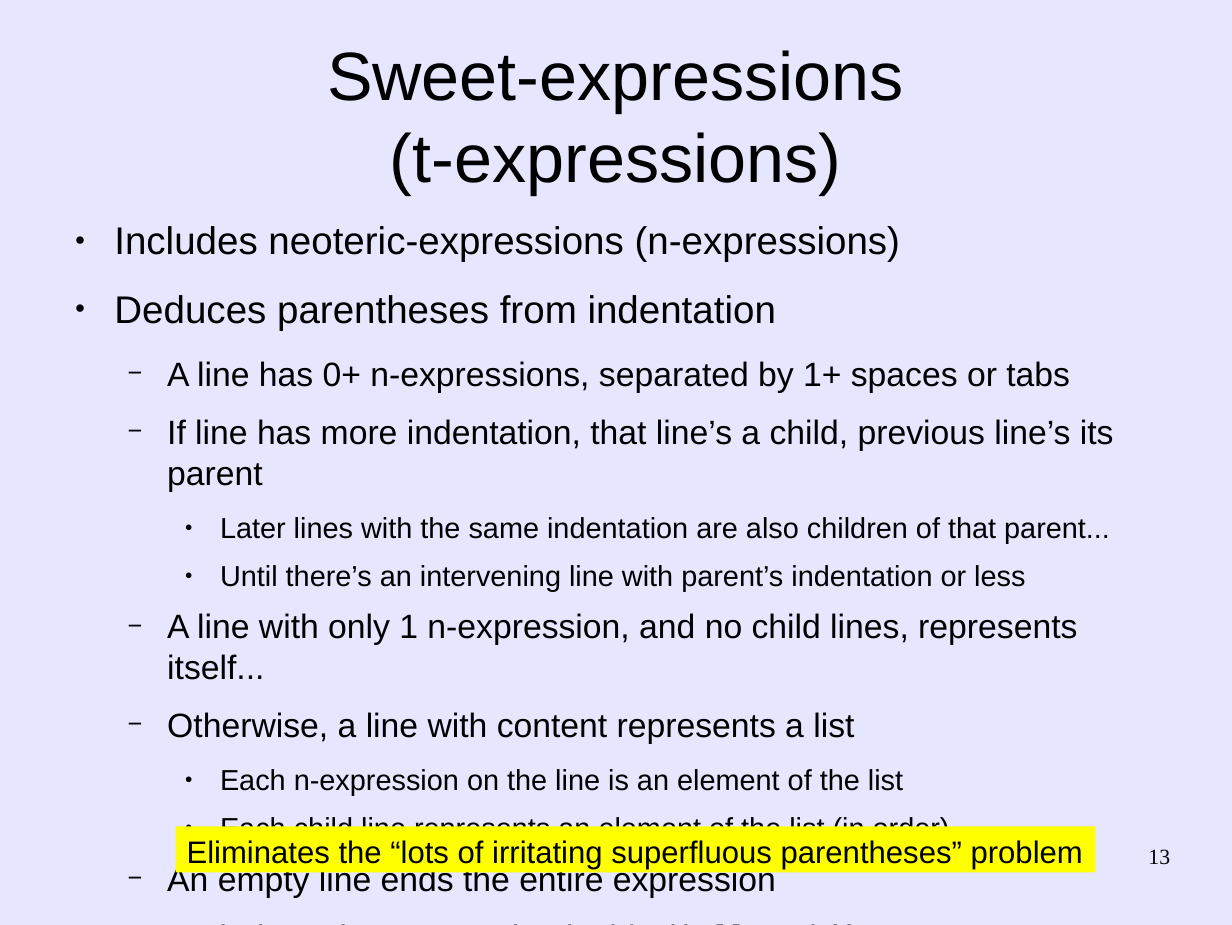
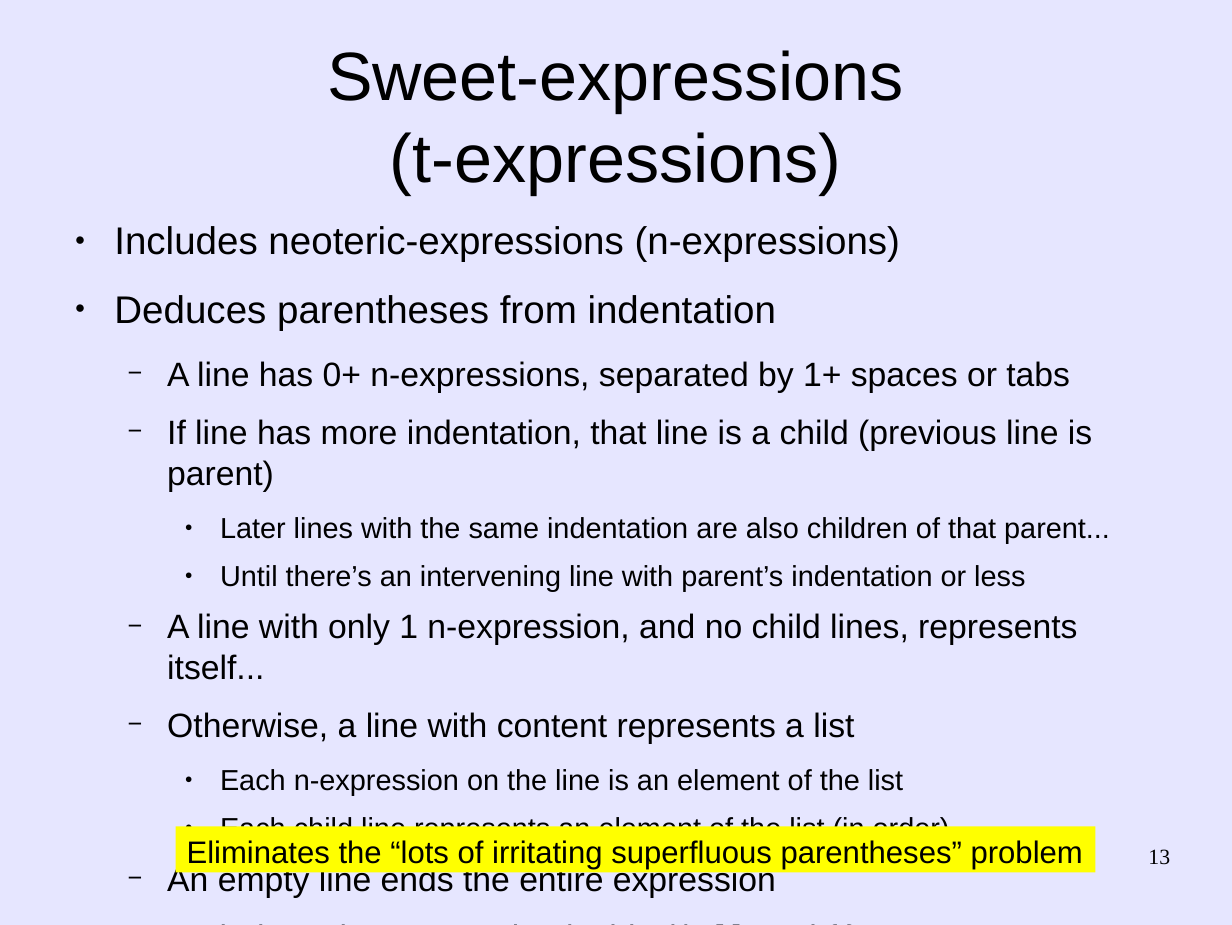
Before and after one commit to martin12333/Readable-Lisp-S-expressions, a slide deck: slide 13 of readable-s-expressions.odp. Drawn at 1232x925 pixels with LibreOffice and Linux fonts; fonts in the diff are those of the drawing. Boxes give left, top, right and bottom in pixels: in the first picture for what was removed or moved away, otherwise in the second. Text is boxed around its words. In the diff, an @@ line names an element or a change of style, - is before the commit and + after.

```diff
--- a/readable-s-expressions.odp
+++ b/readable-s-expressions.odp
@@ text at <box>167,419,1092,492</box>: text changed @@
-  − If line has more indentation, that line’s a child, previous line’s its parent
+  − If line has more indentation, that line is a child (previous line is parent)
```
Also in this commit, not shown: 4 other slides changed.
